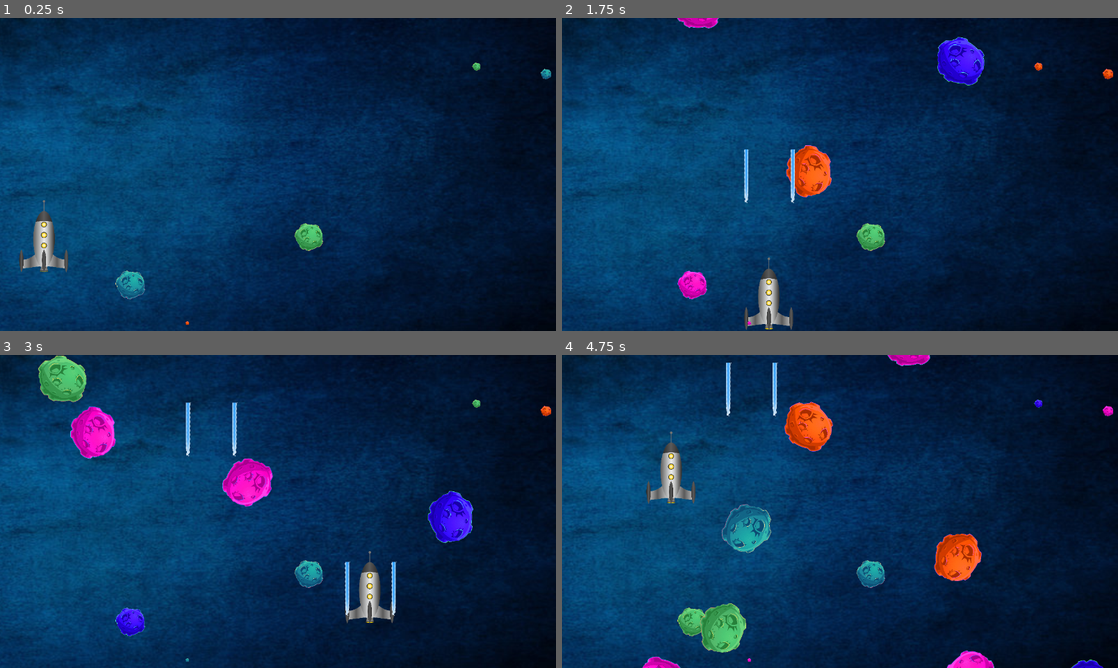
Above: before the commit, frames 1-4 (two rows, left to right).
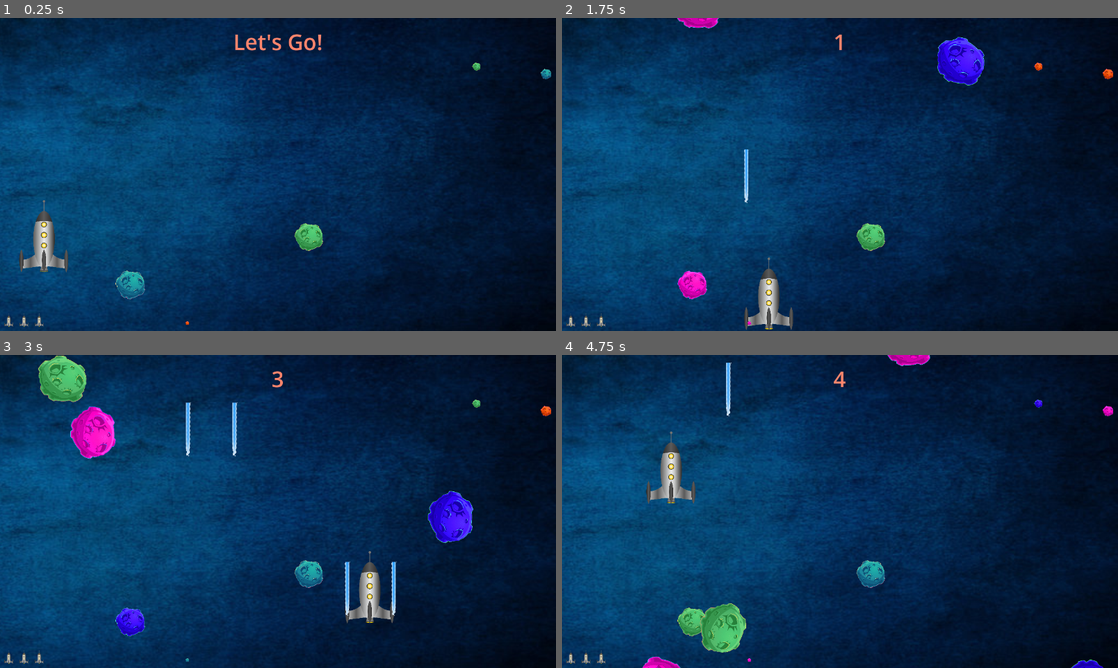
Above: after the commit, the same moments.

Repository: jstroud107/rocket-game
Game: Godot game, scene res://Scenes/level.tscn
Same seed, same stepped clock (60 frames per second), same inputs: the game is played once before the commit and once after it.
Inputs:
- Up to frame 1 (0.25 s): no input
- Up to frame 2 (1.75 s): hold Right (right) 0.53-1.28 s; hold Space (shoot) 0.53-1.28 s; hold Down (down) from 1.28 s (still down); tap Space (shoot) at 1.35 s
- Up to frame 3 (3 s): release Down (down) at 2.03 s; hold Right (right) 2.03-2.78 s; hold Space (shoot) 2.03-2.78 s; hold Up (up) from 2.78 s (still down); tap Space (shoot) at 2.85 s
- Up to frame 4 (4.75 s): release Up (up) at 3.53 s; hold Space (shoot) 3.53-4.28 s; hold Left (left) from 3.53 s (still down); tap Space (shoot) at 4.35 s

The runs differ from the first frame. In frame 1, 0.4% of the frame differs, in the area x 0-58%, y 5-99%; in frame 2, 1.2%; in frame 3, 1.2%; in frame 4, 3.5%, in the area x 0-78%, y 2-100%.

Commit message:
the final files before the extra features added

Diff:
--- a/Scenes/level.gd
+++ b/Scenes/level.gd
@@ -4,7 +4,12 @@
 var meteor_scene: PackedScene = load("res://Scenes/meteor.tscn")
 var laser_scene: PackedScene = load("res://Scenes/laser.tscn")
 
+var health: int = 3
+
 func _ready():
+	#setup health ui
+	get_tree().call_group('ui', 'set_health', health)
+
 	#fake meteors
 	var size := get_viewport().get_visible_rect().size
 	var rng := RandomNumberGenerator.new()
@@ -29,6 +34,15 @@
 	#3. Attach the node to the scene tree
 	$Meteors.add_child(meteor)
 
+	#connect the signal
+	meteor.connect('collision', _on_meteor_collision)
+
+func _on_meteor_collision():
+	health -= 1
+	get_tree().call_group('ui', 'set_health', health)
+	if health <= 0:
+		get_tree().change_scene_to_file("res://game_over.tscn")
+
 
 func _on_player_laser(pos) -> void:
 	var laser = laser_scene.instantiate()
--- a/Scenes/level.tscn
+++ b/Scenes/level.tscn
@@ -9,6 +9,7 @@
 [ext_resource type="Texture2D" uid="uid://ckx606b5qjs3c" path="res://Meteors/4.png" id="7_7resa"]
 [ext_resource type="Texture2D" uid="uid://dp70u1bw1vosq" path="res://Meteors/5.png" id="8_areyo"]
 [ext_resource type="Texture2D" uid="uid://ow7ub256bfdn" path="res://Meteors/6.png" id="9_cvko5"]
+[ext_resource type="PackedScene" uid="uid://dmgviu2gr7juf" path="res://ui.tscn" id="10_apaoo"]
 
 [sub_resource type="SpriteFrames" id="SpriteFrames_6n5cj"]
 animations = [{
@@ -49,6 +50,7 @@
 position = Vector2(657.5, 363)
 scale = Vector2(2.48704, 2.19444)
 texture = ExtResource("1_oogyt")
+metadata/_edit_lock_ = true
 
 [node name="Player" parent="." instance=ExtResource("2_16s73")]
 position = Vector2(684, 476)
@@ -91,6 +93,7 @@
 frame_progress = 0.820891
 
 [node name="Borders" type="Node2D" parent="."]
+metadata/_edit_lock_ = true
 
 [node name="StaticBody2D" type="StaticBody2D" parent="Borders"]
 collision_layer = 4
@@ -125,8 +128,11 @@
 shape = SubResource("RectangleShape2D_bkgr7")
 
 [node name="Meteors" type="Node2D" parent="."]
+metadata/_edit_lock_ = true
 
 [node name="Lasers" type="Node2D" parent="."]
 
+[node name="UI" parent="." instance=ExtResource("10_apaoo")]
+
 [connection signal="laser" from="Player" to="." method="_on_player_laser"]
 [connection signal="timeout" from="Borders/StaticBody2D3/MeteorTimer" to="." method="_on_meteor_timer_timeout"]
--- a/Scenes/meteor.gd
+++ b/Scenes/meteor.gd
@@ -3,6 +3,8 @@
 var speed: int
 var rotation_speed: int
 var direction_x: float
+
+signal collision
 
 func _ready():
 	var rng := RandomNumberGenerator.new()
@@ -26,6 +28,9 @@
 	position += Vector2(direction_x, 1.0) * speed * delta
 	rotation_degrees += rotation_speed * delta
 
-func _on_body_entered(body: Node2D) -> void:
-	print('body entered')
-	print(body)
+func _on_body_entered(_body: Node2D) -> void:
+	collision.emit()
+
+func _on_area_entered(area: Area2D) -> void:
+	area.queue_free()
+	queue_free()
--- a/Scenes/meteor.tscn
+++ b/Scenes/meteor.tscn
@@ -17,4 +17,5 @@
 position = Vector2(1, 1)
 shape = SubResource("CircleShape2D_w0hb5")
 
+[connection signal="area_entered" from="." to="." method="_on_area_entered"]
 [connection signal="body_entered" from="." to="." method="_on_body_entered"]
--- /dev/null
+++ b/game_over.gd
@@ -0,0 +1,11 @@
+extends Control
+
+@export var level_scene: PackedScene
+
+func _ready():
+	$CenterContainer/VBoxContainer/Label2.text = $CenterContainer/VBoxContainer/Label2.text + str(Global.score)
+
+
+func _input(event):
+	if event.is_action_pressed("shoot"):
+		get_tree().change_scene_to_packed(level_scene)
--- /dev/null
+++ b/game_over.tscn
@@ -0,0 +1,69 @@
+[gd_scene load_steps=3 format=3 uid="uid://bgfwwjefhugnq"]
+
+[ext_resource type="Script" path="res://game_over.gd" id="1_2wmn4"]
+[ext_resource type="PackedScene" uid="uid://bv54du84vhk6m" path="res://Scenes/level.tscn" id="2_2q3lu"]
+
+[node name="GameOver" type="Control"]
+layout_mode = 3
+anchors_preset = 15
+anchor_right = 1.0
+anchor_bottom = 1.0
+grow_horizontal = 2
+grow_vertical = 2
+script = ExtResource("1_2wmn4")
+level_scene = ExtResource("2_2q3lu")
+
+[node name="BG" type="ColorRect" parent="."]
+layout_mode = 0
+offset_left = -48.0
+offset_top = -59.0
+offset_right = 1341.0
+offset_bottom = 740.0
+color = Color(0.450648, 0.450648, 0.450648, 1)
+metadata/_edit_lock_ = true
+
+[node name="CenterContainer" type="CenterContainer" parent="."]
+layout_mode = 1
+anchors_preset = 8
+anchor_left = 0.5
+anchor_top = 0.5
+anchor_right = 0.5
+anchor_bottom = 0.5
+offset_left = -46.0
+offset_top = -20.0
+offset_right = 46.0
+offset_bottom = 20.0
+grow_horizontal = 2
+grow_vertical = 2
+
+[node name="VBoxContainer" type="VBoxContainer" parent="CenterContainer"]
+layout_mode = 2
+
+[node name="Label" type="Label" parent="CenterContainer/VBoxContainer"]
+layout_mode = 2
+theme_override_font_sizes/font_size = 75
+text = "GAME OVER"
+horizontal_alignment = 1
+
+[node name="Label2" type="Label" parent="CenterContainer/VBoxContainer"]
+layout_mode = 2
+theme_override_font_sizes/font_size = 70
+text = "SCORE: "
+horizontal_alignment = 1
+
+[node name="MarginContainer" type="MarginContainer" parent="."]
+layout_mode = 1
+anchors_preset = 7
+anchor_left = 0.5
+anchor_top = 1.0
+anchor_right = 0.5
+anchor_bottom = 1.0
+offset_left = -110.0
+offset_top = -40.0
+offset_right = 110.0
+grow_horizontal = 2
+grow_vertical = 0
+
+[node name="Label" type="Label" parent="MarginContainer"]
+layout_mode = 2
+text = "Press Spacebar to play again"
--- /dev/null
+++ b/global/global.gd
@@ -0,0 +1,3 @@
+extends Node
+
+var score := 0
--- a/project.godot
+++ b/project.godot
@@ -15,10 +15,18 @@
 config/features=PackedStringArray("4.3", "Forward Plus")
 config/icon="res://icon.svg"
 
+[autoload]
+
+Global="*res://global/global.gd"
+
 [display]
 
 window/size/viewport_width=1280
 window/size/viewport_height=720
+
+[global_group]
+
+ui=""
 
 [input]
 
--- /dev/null
+++ b/ui.gd
@@ -0,0 +1,21 @@
+extends CanvasLayer
+
+static var image = load("res://damage_jet.png")
+var time_elapsed := 0
+
+func set_health(amount):
+	# remove all children
+	for child in $MarginContainer2/HBoxContainer.get_children():
+		child.queue_free()
+	# create new children amount is set by health
+	for i in amount:
+		var text_rect = TextureRect.new()
+		text_rect.texture = image
+		$MarginContainer2/HBoxContainer.add_child(text_rect)
+		text_rect.expand_mode = TextureRect.EXPAND_FIT_WIDTH_PROPORTIONAL
+
+
+func _on_score_timer_timeout() -> void:
+	time_elapsed += 1
+	$MarginContainer/Label.text = str(time_elapsed)
+	Global.score = time_elapsed
--- /dev/null
+++ b/ui.tscn
@@ -0,0 +1,42 @@
+[gd_scene load_steps=2 format=3 uid="uid://dmgviu2gr7juf"]
+
+[ext_resource type="Script" path="res://ui.gd" id="1_83dqb"]
+
+[node name="UI" type="CanvasLayer" groups=["ui"]]
+script = ExtResource("1_83dqb")
+
+[node name="MarginContainer" type="MarginContainer" parent="."]
+anchors_preset = 5
+anchor_left = 0.5
+anchor_right = 0.5
+offset_left = -57.0
+offset_right = 57.0
+offset_bottom = 69.0
+grow_horizontal = 2
+theme_override_constants/margin_top = 20
+
+[node name="Label" type="Label" parent="MarginContainer"]
+layout_mode = 2
+theme_override_colors/font_color = Color(1, 0.522256, 0.424854, 1)
+theme_override_font_sizes/font_size = 50
+text = "Let's Go!"
+horizontal_alignment = 1
+
+[node name="MarginContainer2" type="MarginContainer" parent="."]
+anchors_preset = 2
+anchor_top = 1.0
+anchor_bottom = 1.0
+offset_top = -40.0
+offset_right = 195.0
+grow_vertical = 0
+theme_override_constants/margin_left = 10
+theme_override_constants/margin_bottom = 10
+
+[node name="HBoxContainer" type="HBoxContainer" parent="MarginContainer2"]
+layout_mode = 2
+theme_override_constants/separation = 15
+
+[node name="ScoreTimer" type="Timer" parent="."]
+autostart = true
+
+[connection signal="timeout" from="ScoreTimer" to="." method="_on_score_timer_timeout"]
Not shown: 1 places in Scenes/level.tscn that only renumber resources
Binary file added: damage_jet.png
Not shown, added: damage_jet.png.import
Not shown, added: gam339D.tmp
